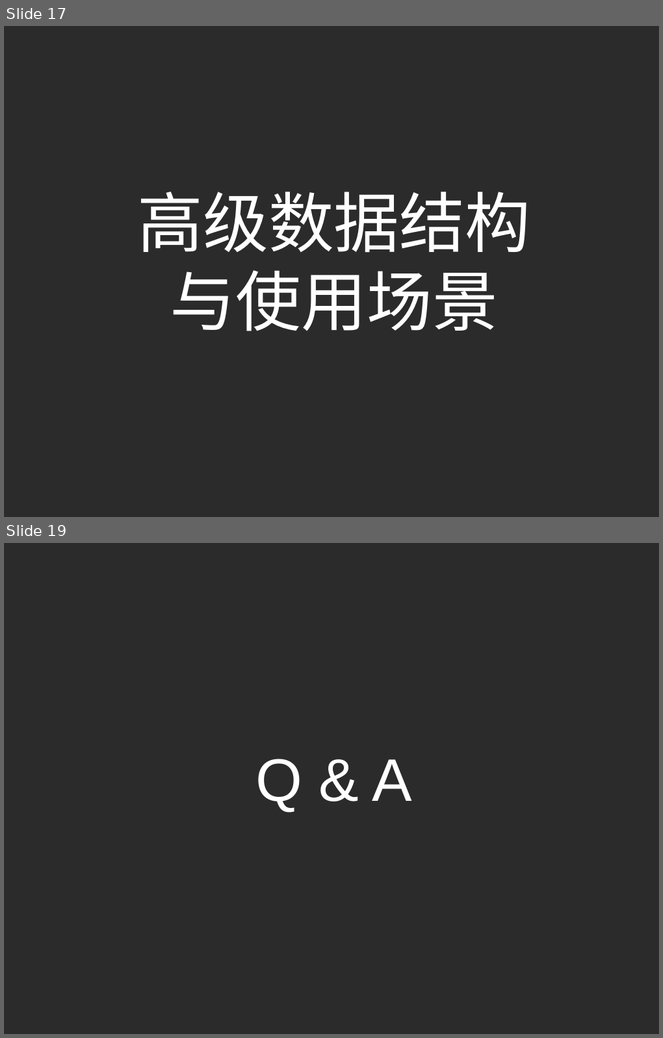
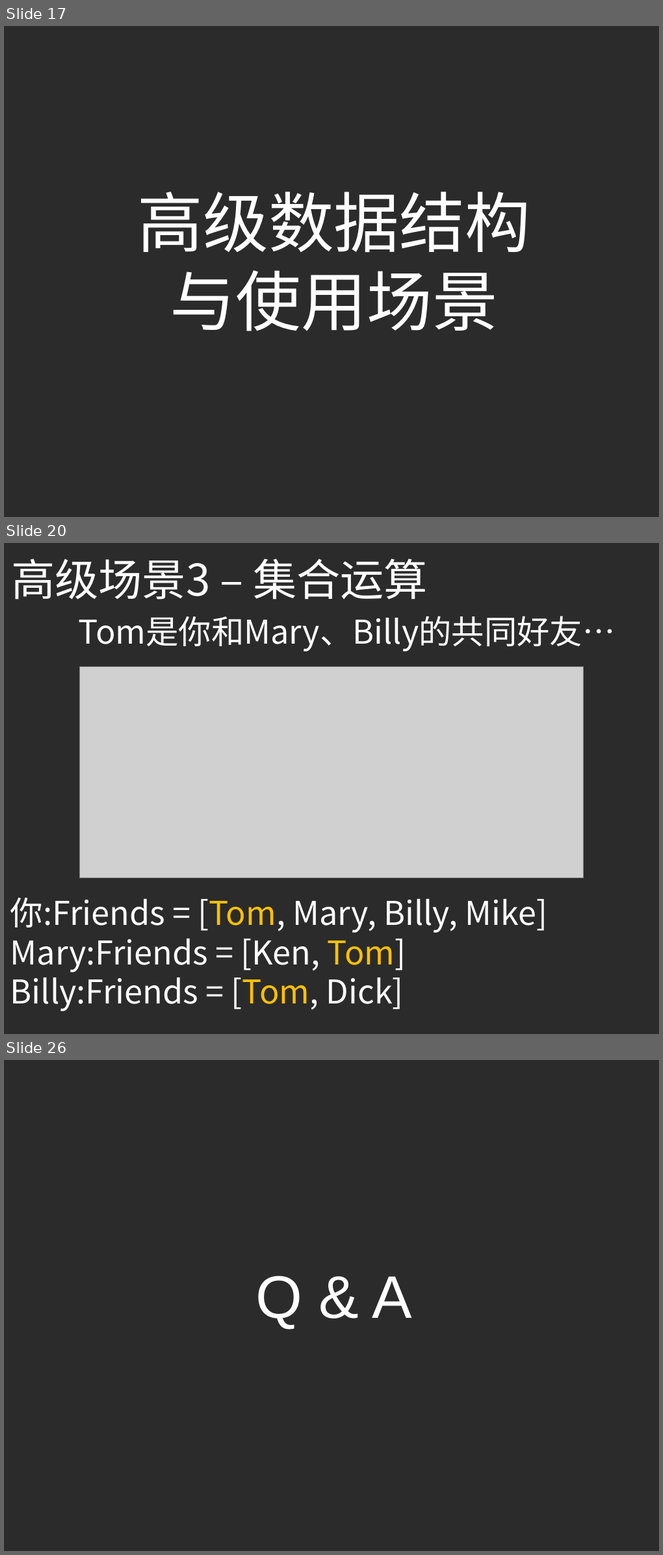
Before and after one commit to yellowb/redis-application-sharing, a slide deck: doc/SD_EP01_Redis_Adv_Application.pptx. Shown one above the other, each under a label of ours: slides 17 and 19 before the commit, slides 17, 20 and 26 after it; the slides between them are not shown. The pictures are 663x1038 and 663x1555 pixels, drawn with LibreOffice and Linux fonts; fonts in the diff are those of the drawing; grey boxes stand for pictures; background and template pictures are left out; a plain dark background stands for a picture behind light text. Boxes give left, top, right and bottom in pixels: in the first picture for what was removed or moved away, otherwise in the second. Text is boxed around its words. In the diff, an @@ line names an element or a change of style, - is before the commit and + after.

```diff
--- a/doc/SD_EP01_Redis_Adv_Application.pptx
+++ b/doc/SD_EP01_Redis_Adv_Application.pptx
@@ slide 20 added at box(4, 543, 659, 1034), background picture (left out) @@
@@ text added at box(11, 559, 428, 600), 48 pt, text #FFFFFF @@
+高级场景3 – 集合运算
@@ text added at box(79, 616, 616, 652), 36 pt, text #FFFFFF @@
+Tom是你和Mary、Billy的共同好友…
@@ picture added at box(79, 667, 583, 878) @@
@@ text added at box(10, 898, 548, 1012), 36 pt, text #FFFFFF @@
+你:Friends = [Tom, Mary, Billy, Mike]
+Mary:Friends = [Ken, Tom]
+Billy:Friends = [Tom, Dick]
@@ what was slide 19 is now slide 26 @@
```
Also in this commit, not shown: 1 slide changed, 6 other slides added.
